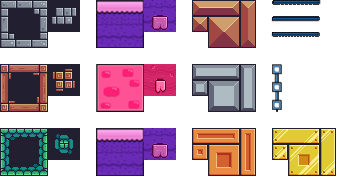
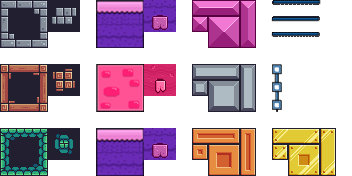
Revision of a layered 352 x 176 image; what changed, layer by layer:
renamed "Layer 11" to "Layer 13", blend normal → color, moved it above "Layer 12", painted on it over [192, 0, 256, 48]
painted on "Layer 12" over [192, 0, 256, 48]
